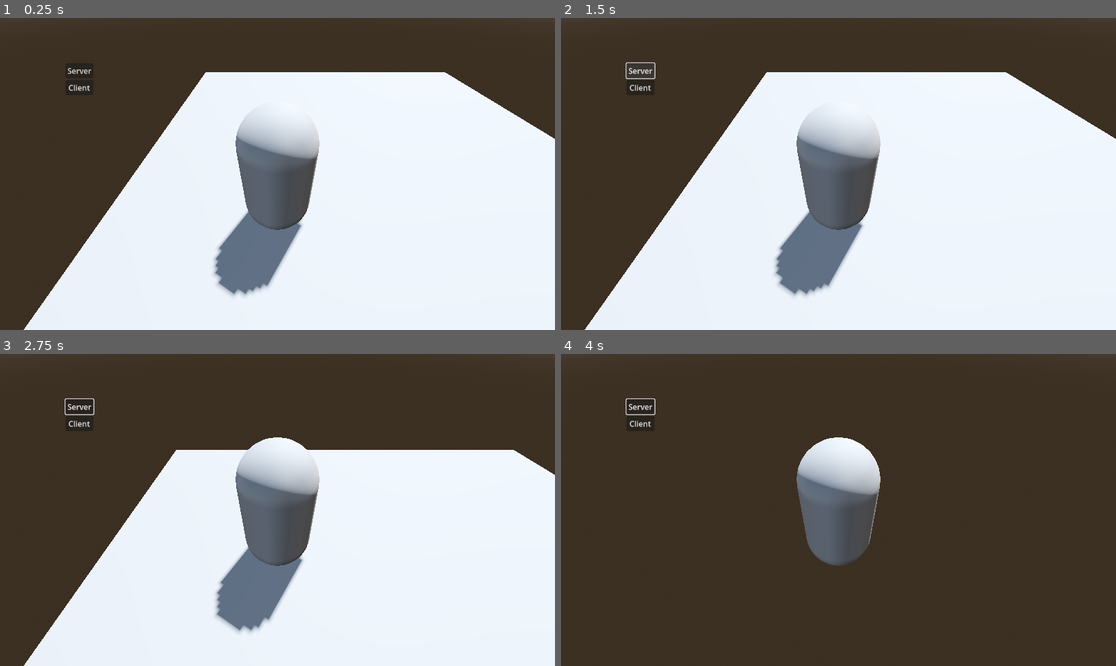
Above: before the commit, frames 1-4 (two rows, left to right).
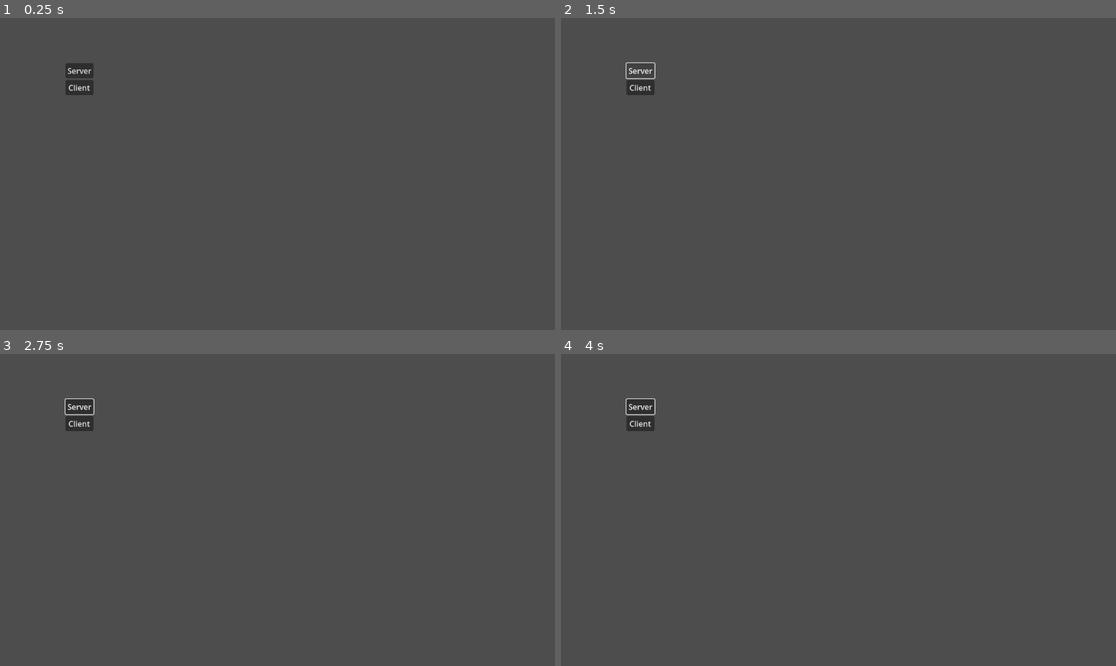
Above: after the commit, the same moments.

Repository: Nikseno/Cyberkoty
Game: Godot game, scene res://levels/temp.tscn
Two runs of this game, one before a commit and one after it. Both use one fixed random seed, a clock stepped at 60 frames per second and the inputs below.
Inputs (mouse positions are in pixels of both pictures, inside the frame that each line leads up to):
- Up to frame 1 (0.25 s): no input
- Up to frame 2 (1.5 s): click "Client" at 0.5 s; click "Server" at 1.25 s
- Up to frame 3 (2.75 s): move the mouse to (305, 510) at 2.02 s; hold W (forward) from 2.03 s (still down)
- Up to frame 4 (4 s): keep holding W (forward); move the mouse to (810, 510) at 2.77 s; move the mouse to (849, 503) at 3.52 s

The runs differ from the first frame. In frame 1, 98% of the frame differs, in the area x 0-100%, y 0-100%; in frame 2, 98%; in frame 3, 98%; in frame 4, 98%.

Commit message:
spawn path

Diff:
--- a/levels/temp.tscn
+++ b/levels/temp.tscn
@@ -29,12 +29,9 @@
 shadow_enabled = true
 
 [node name="CSGBox3D" type="CSGBox3D" parent="."]
-transform = Transform3D(1, 0, 0, 0, 1, 0, 0, 0, 1, 0, -0.5, 0)
+transform = Transform3D(1, 0, 0, 0, 1, 0, 0, 0, 1, 0, -1.5, 0)
 use_collision = true
 size = Vector3(10, 1, 10)
-
-[node name="CharacterBody3D" parent="." instance=ExtResource("1_degxi")]
-transform = Transform3D(1, 0, 0, 0, 1, 0, 0, 0, 1, -2, 1.2024846, 2)
 
 [node name="networkUI" parent="." instance=ExtResource("2_cpqq0")]
 offset_left = 136.10059
@@ -42,5 +39,8 @@
 offset_right = 136.10059
 offset_bottom = 93.96912
 
-[node name="MultiplayerSpawner" type="MultiplayerSpawner" parent="networkUI"]
+[node name="MultiplayerSpawner" type="MultiplayerSpawner" parent="."]
+_spawnable_scenes = PackedStringArray("uid://clwb3m7tlyemh")
+spawn_path = NodePath("..")
 script = ExtResource("3_s8mo5")
+networkPlayer = ExtResource("1_degxi")
--- a/scripts/playerControler.gd
+++ b/scripts/playerControler.gd
@@ -1,43 +1,39 @@
 extends CharacterBody3D
 
+const SPEED = 5.0;
 
-const SPEED = 5.0
-const JUMP_VELOCITY = 4.5
+func _enter_tree() -> void:
+	set_multiplayer_authority(name.to_int());
 
-func _ready(): #fukcje działające od początku gry
-	Input.mouse_mode = Input.MOUSE_MODE_CAPTURED
+#func _ready():
+	#Input.mouse_mode = Input.MOUSE_MODE_CAPTURED
 
-func _input(event): #funkcje działające po input
+func _input(event):
 
-	if event.is_action_pressed("ui_cancel"): #instant wyjscie z gry
-		get_tree().quit()
-
-	#if event is InputEventMouseMotion : # obrót kamery?
-		#rotate_y(deg_to_rad(-event.relative.x*sense_horizontal))
+	if event.is_action_pressed("ui_cancel"):
+		get_tree().quit();
 
 func _physics_process(delta: float) -> void:
+	if !is_multiplayer_authority(): return;
+
 	# Add the gravity.
 	if not is_on_floor():
 		velocity += get_gravity() * delta
 
-	# Handle jump.
-	#if Input.is_action_just_pressed("ui_accept") and is_on_floor():
-		#velocity.y = JUMP_VELOCITY
+	# Rotation
+	if Input.is_action_just_pressed("rotate_left"):
+		rotate_y(deg_to_rad(-90));
+	if Input.is_action_just_pressed("rotate_right"):
+		rotate_y(deg_to_rad(90));
 
-	# Rotation
-	#var rot := 0;
-	if Input.is_action_just_pressed("rotate_left"):
-		rotate_y(deg_to_rad(-90))
-	if Input.is_action_just_pressed("rotate_right"):
-		rotate_y(deg_to_rad(90))
 	# Get the input direction and handle the movement/deceleration.
-	var input_dir := Input.get_vector("left", "right", "forward", "back")
-	var direction := (transform.basis * Vector3(input_dir.x, 0, input_dir.y)).normalized()
+	var input_dir := Input.get_vector("left", "right", "forward", "back");
+	var direction := (transform.basis * Vector3(input_dir.x, 0, input_dir.y)).normalized();
 	if direction:
-		velocity.x = direction.x * SPEED
-		velocity.z = direction.z * SPEED
+		velocity.x = direction.x * SPEED;
+		velocity.z = direction.z * SPEED;
 	else:
-		velocity.x = move_toward(velocity.x, 0, SPEED)
-		velocity.z = move_toward(velocity.z, 0, SPEED)
+		velocity.x = move_toward(velocity.x, 0, SPEED);
+		velocity.z = move_toward(velocity.z, 0, SPEED);
 
-	move_and_slide()
+	move_and_slide();
